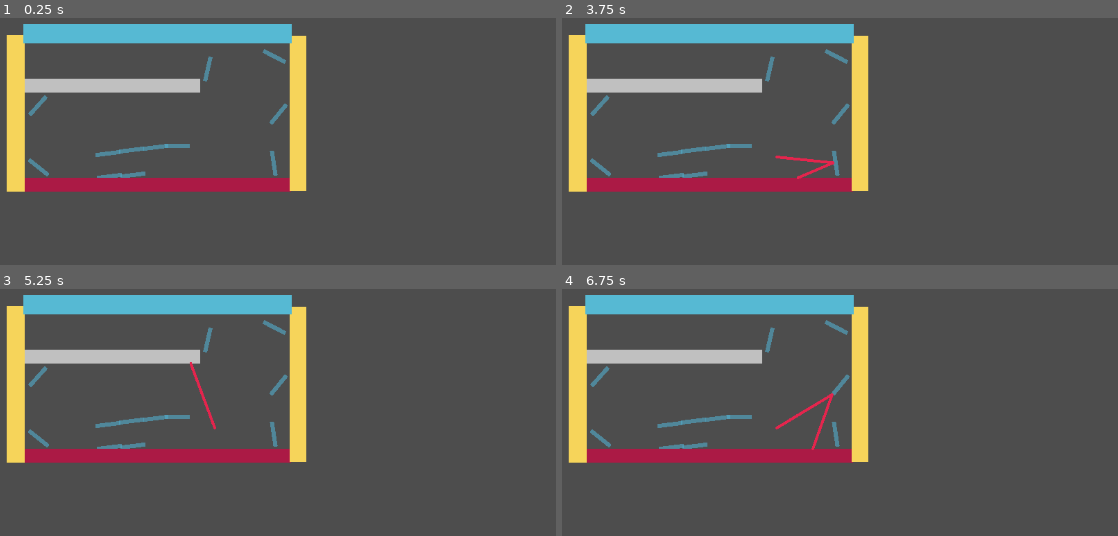
Above: before the commit, frames 1-4 (two rows, left to right).
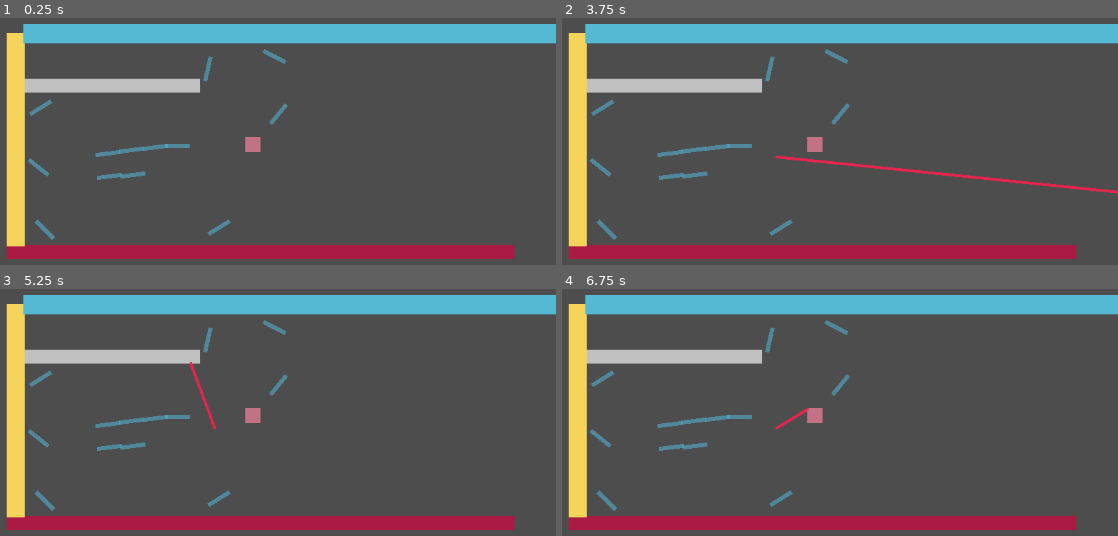
Above: after the commit, the same moments.

Repository: MarinaFlynne/UVGD-Spring24-Jam
Game: Godot game, scene res://Levels/laser_test.tscn
Same seed, same stepped clock (60 frames per second), same inputs: the game is played once before the commit and once after it. The project has no main scene, so this scene is started directly.
Inputs (mouse positions are in pixels of both pictures, inside the frame that each line leads up to):
- Up to frame 1 (0.25 s): no input
- Up to frame 2 (3.75 s): tap Enter at 0.5, 2, 3.5 s; move the mouse to (895, 87) at 0.52 s; press the mouse at (895, 87) at 0.53 s; tap Space at 1.25, 2.75 s; move the mouse to (outside the picture) at 1.27 s; release the mouse at (outside the picture) at 1.28 s; click (outside the picture) at 1.35 s; move the mouse to (outside the picture) at 2.02 s; press the mouse at (outside the picture) at 2.03 s; move the mouse to (678, 198) at 2.77 s; release the mouse at (678, 198) at 2.78 s; click (678, 198) at 2.85 s; move the mouse to (956, 176) at 3.52 s; press the mouse at (956, 176) at 3.53 s
- Up to frame 3 (5.25 s): tap Space at 4.25 s; move the mouse to (outside the picture) at 4.27 s; release the mouse at (outside the picture) at 4.28 s; click (outside the picture) at 4.35 s; move the mouse to (194, 380) at 5.02 s; press the mouse at (194, 380) at 5.03 s
- Up to frame 4 (6.75 s): move the mouse to (outside the picture) at 5.77 s; release the mouse at (outside the picture) at 5.78 s; click (outside the picture) at 5.85 s; move the mouse to (895, 358) at 6.52 s; press the mouse at (895, 358) at 6.53 s

The runs differ from the first frame. In frame 1, 15% of the frame differs, in the area x 1-100%, y 2-98%; in frame 2, 16%; in frame 3, 15%; in frame 4, 15%.

Commit message:
refactored laser code a bit

Diff:
--- a/Game-Objects/laser.gd
+++ b/Game-Objects/laser.gd
@@ -3,6 +3,8 @@
 @export var ray: RayCast2D
 @export var line: Line2D
 @export var max_bounces: int = 100
+
+var laser_rays: Array
 
 const MAX_RAY_DIST: int = 1000
 
@@ -10,14 +12,37 @@
 func _ready():
 	pass # Replace with function body.
 
+func process_mirror_collision(prev, coll, pt) -> bool:
+	#process_mirror_collision(ray,prev,coll,pt)
+	var normal = ray.get_collision_normal()
 
-# Called every frame. 'delta' is the elapsed time since the previous frame.
-func _process(delta):
-	# make sure line is clear at the start of each frame
-	line.clear_points()
+	# If the normal is ever zero, break. This can happen if we start out inside a mirror hitbox
+	if normal == Vector2.ZERO:
+		return false
 
-	if Input.is_mouse_button_pressed(MOUSE_BUTTON_LEFT):
-		#first line point is at 0,0
+	if prev != null:
+		prev.set_collision_layer_value(1, true)
+		prev.set_collision_layer_value(2, true)
+		prev.set_collision_mask_value(1, true)
+		prev.set_collision_mask_value(2, true)
+
+	coll.set_collision_layer_value(1, false)
+	coll.set_collision_layer_value(2, false)
+	coll.set_collision_mask_value(1, false)
+	coll.set_collision_mask_value(2, false)
+
+	# new raycast
+	ray.global_position = pt
+	ray.target_position = ray.target_position.bounce(normal)
+	ray.force_raycast_update()
+
+	return true
+
+func process_splitter_collision(prev, coll, pt):
+	pass
+
+func process_laser():
+	#first line point is at 0,0
 		line.add_point(Vector2.ZERO)
 
 		# initialize ray
@@ -26,6 +51,7 @@
 		ray.target_position = (get_global_mouse_position() - line.global_position).normalized() * MAX_RAY_DIST
 		ray.force_raycast_update()
 
+		# to keep track of the previous collider collided with
 		var prev = null
 		#count the number of times the laser has bounced
 		var bounces: int = 0;
@@ -33,49 +59,32 @@
 		while true:
 			# check if we are not colliding with anything
 			if not ray.is_colliding():
-				var pt = ray.global_position + ray.cast_to
+				var pt = ray.global_position + ray.target_position
 				line.add_point(line.to_local(pt))
 				break
 
-			# get the collision point
+			# get the collider that was collided with and collision point
 			var coll := ray.get_collider()
 			var pt: Vector2 = ray.get_collision_point()
 
 			line.add_point(line.to_local(pt))
 
-			# check if we did not collide with a mirror
-			if not coll.is_in_group("Mirrors"):
-				break
-
 			# check if we have reached the max number of bounces
 			if bounces >= max_bounces:
 				break
 
-			# we collided with a mirror. Cast another ray
-			bounces += 1
-			var normal = ray.get_collision_normal()
-
-			# If the normal is ever zero, break. This can happen if we start out inside a mirror hitbox
-			if normal == Vector2.ZERO:
+			# Check what we collided with and handle the collision
+			if coll.is_in_group("Mirrors"):
+				var success = process_mirror_collision(prev, coll, pt)
+				prev = coll
+				bounces += 1
+				if success == false:
+					break
+			elif coll.is_in_group("Splitters"):
+				#process_splitter_collision(prev, coll, pt)
 				break
-
-			# update collisions
-			if prev != null:
-				prev.set_collision_layer_value(1, true)
-				prev.set_collision_layer_value(2, true)
-				prev.set_collision_mask_value(1, true)
-				prev.set_collision_mask_value(2, true)
-
-			prev = coll
-			prev.set_collision_layer_value(1, false)
-			prev.set_collision_layer_value(2, false)
-			prev.set_collision_mask_value(1, false)
-			prev.set_collision_mask_value(2, false)
-
-			# new raycast
-			ray.global_position = pt
-			ray.target_position = ray.target_position.bounce(normal)
-			ray.force_raycast_update()
+			else:
+				break
 
 		# out of the loop now. update collisions again
 		if prev != null:
@@ -83,3 +92,11 @@
 			prev.set_collision_layer_value(2, true)
 			prev.set_collision_mask_value(1, true)
 			prev.set_collision_mask_value(2, true)
+
+# Called every frame. 'delta' is the elapsed time since the previous frame.
+func _process(delta):
+	# make sure line is clear at the start of each frame
+	line.clear_points()
+
+	if Input.is_action_pressed("shoot_laser"):
+		process_laser()
--- /dev/null
+++ b/Game-Objects/laser_ray.tscn
@@ -0,0 +1,7 @@
+[gd_scene format=3 uid="uid://c2624ba22axr5"]
+
+[node name="LaserRay" type="Node2D"]
+
+[node name="Line2D" type="Line2D" parent="."]
+
+[node name="RayCast2D" type="RayCast2D" parent="."]
--- a/Game-Objects/mirror.tscn
+++ b/Game-Objects/mirror.tscn
@@ -4,8 +4,6 @@
 size = Vector2(37, 7)
 
 [node name="Mirror" type="StaticBody2D" groups=["Mirrors"]]
-position = Vector2(45, 41)
-rotation = 2.30003
 collision_layer = 3
 collision_mask = 3
 
--- /dev/null
+++ b/Game-Objects/splitter.gd
@@ -0,0 +1,13 @@
+extends StaticBody2D
+
+@export var new_beam_marker: Node2D
+@export var beam_cont_marker: Node2D
+
+# Called when the node enters the scene tree for the first time.
+func _ready():
+	pass # Replace with function body.
+
+
+# Called every frame. 'delta' is the elapsed time since the previous frame.
+func _process(delta):
+	pass
--- /dev/null
+++ b/Game-Objects/splitter.tscn
@@ -0,0 +1,27 @@
+[gd_scene load_steps=3 format=3 uid="uid://dvxt5sgpp67cb"]
+
+[ext_resource type="Script" path="res://Game-Objects/splitter.gd" id="1_o8pgx"]
+
+[sub_resource type="RectangleShape2D" id="RectangleShape2D_mtpse"]
+size = Vector2(21, 21)
+
+[node name="Splitter" type="StaticBody2D" node_paths=PackedStringArray("new_beam_marker", "beam_cont_marker") groups=["Splitters"]]
+script = ExtResource("1_o8pgx")
+new_beam_marker = NodePath("NewBeamPoint")
+beam_cont_marker = NodePath("BeamContinueMarker")
+
+[node name="CollisionShape2D" type="CollisionShape2D" parent="."]
+shape = SubResource("RectangleShape2D_mtpse")
+
+[node name="ColorRect" type="ColorRect" parent="."]
+offset_left = -11.0
+offset_top = -11.0
+offset_right = 11.0
+offset_bottom = 11.0
+color = Color(0.933333, 0.498039, 0.615686, 0.729412)
+
+[node name="NewBeamPoint" type="Marker2D" parent="."]
+position = Vector2(0, 11)
+
+[node name="BeamContinueMarker" type="Marker2D" parent="."]
+position = Vector2(11, 0)
--- a/Levels/laser_test.tscn
+++ b/Levels/laser_test.tscn
@@ -1,28 +1,39 @@
 [gd_scene load_steps=8 format=3 uid="uid://bg1g5ckvnutqr"]
 
+[ext_resource type="PackedScene" uid="uid://dvxt5sgpp67cb" path="res://Game-Objects/splitter.tscn" id="1_jj2y0"]
 [ext_resource type="PackedScene" uid="uid://bymevrsijckhw" path="res://Game-Objects/mirror.tscn" id="1_r06fd"]
 [ext_resource type="PackedScene" uid="uid://bmrt2qg0e13nm" path="res://Game-Objects/laser.tscn" id="2_vurmu"]
 
 [sub_resource type="RectangleShape2D" id="RectangleShape2D_0dyeo"]
-size = Vector2(410, 20)
+size = Vector2(728, 20)
 
 [sub_resource type="RectangleShape2D" id="RectangleShape2D_avljj"]
 size = Vector2(278, 20)
 
-[sub_resource type="RectangleShape2D" id="RectangleShape2D_74sxx"]
-size = Vector2(26, 225)
-
 [sub_resource type="RectangleShape2D" id="RectangleShape2D_xv0rf"]
-size = Vector2(26, 225)
+size = Vector2(26, 302.5)
 
 [sub_resource type="RectangleShape2D" id="RectangleShape2D_nqc5h"]
-size = Vector2(387, 28)
+size = Vector2(1147, 28)
 
 [node name="LaserTest" type="Node2D"]
+
+[node name="Splitter" parent="." instance=ExtResource("1_jj2y0")]
+position = Vector2(355, 97)
 
 [node name="Mirrors" type="Node2D" parent="."]
 
 [node name="Mirror" parent="Mirrors" instance=ExtResource("1_r06fd")]
+position = Vector2(49, 44)
+rotation = -0.559465
+
+[node name="Mirror6" parent="Mirrors" instance=ExtResource("1_r06fd")]
+position = Vector2(306, 217)
+rotation = -0.559465
+
+[node name="Mirror8" parent="Mirrors" instance=ExtResource("1_r06fd")]
+position = Vector2(55, 220)
+rotation = 0.785888
 
 [node name="Mirror2" parent="Mirrors" instance=ExtResource("1_r06fd")]
 position = Vector2(46, 130)
@@ -39,10 +50,6 @@
 [node name="Mirror5" parent="Mirrors" instance=ExtResource("1_r06fd")]
 position = Vector2(290, -12)
 rotation = 1.79194
-
-[node name="Mirror6" parent="Mirrors" instance=ExtResource("1_r06fd")]
-position = Vector2(385, 124)
-rotation = 1.42055
 
 [node name="Mirror7" parent="Mirrors" instance=ExtResource("1_r06fd")]
 position = Vector2(215, 101)
@@ -71,13 +78,13 @@
 [node name="Colliders" type="StaticBody2D" parent="."]
 
 [node name="CollisionShape2D" type="CollisionShape2D" parent="Colliders"]
-position = Vector2(205, 155)
+position = Vector2(364, 252)
 shape = SubResource("RectangleShape2D_0dyeo")
 
 [node name="ColorRect" type="ColorRect" parent="Colliders/CollisionShape2D"]
-offset_left = -205.0
+offset_left = -364.0
 offset_top = -10.0
-offset_right = 205.0
+offset_right = 368.0
 offset_bottom = 10.0
 color = Color(0.670588, 0.101961, 0.270588, 1)
 
@@ -92,36 +99,25 @@
 offset_bottom = 10.0
 color = Color(0.752941, 0.752941, 0.752941, 1)
 
-[node name="CollisionShape2D3" type="CollisionShape2D" parent="Colliders"]
-position = Vector2(420, 52.5)
-shape = SubResource("RectangleShape2D_74sxx")
-
-[node name="ColorRect" type="ColorRect" parent="Colliders/CollisionShape2D3"]
-offset_left = -12.0
-offset_top = -112.0
-offset_right = 12.0
-offset_bottom = 112.0
-color = Color(0.964706, 0.831373, 0.352941, 1)
-
 [node name="CollisionShape2D5" type="CollisionShape2D" parent="Colliders"]
-position = Vector2(13, 52)
+position = Vector2(13, 90.75)
 shape = SubResource("RectangleShape2D_xv0rf")
 
 [node name="ColorRect" type="ColorRect" parent="Colliders/CollisionShape2D5"]
 offset_left = -13.0
-offset_top = -113.0
+offset_top = -155.0
 offset_right = 13.0
-offset_bottom = 113.0
+offset_bottom = 153.0
 color = Color(0.964706, 0.831373, 0.352941, 1)
 
 [node name="CollisionShape2D6" type="CollisionShape2D" parent="Colliders"]
-position = Vector2(217.5, -63)
+position = Vector2(597.5, -63)
 shape = SubResource("RectangleShape2D_nqc5h")
 
 [node name="ColorRect" type="ColorRect" parent="Colliders/CollisionShape2D6"]
-offset_left = -193.0
+offset_left = -573.0
 offset_top = -14.0
-offset_right = 194.0
+offset_right = 573.0
 offset_bottom = 14.0
 color = Color(0.337255, 0.72549, 0.827451, 1)
 
--- a/project.godot
+++ b/project.godot
@@ -30,6 +30,14 @@
 "res://Sprites/": "blue"
 }
 
+[input]
+
+shoot_laser={
+"deadzone": 0.5,
+"events": [Object(InputEventMouseButton,"resource_local_to_scene":false,"resource_name":"","device":-1,"window_id":0,"alt_pressed":false,"shift_pressed":false,"ctrl_pressed":false,"meta_pressed":false,"button_mask":1,"position":Vector2(415, 19),"global_position":Vector2(419, 60),"factor":1.0,"button_index":1,"canceled":false,"pressed":true,"double_click":false,"script":null)
+]
+}
+
 [layer_names]
 
 2d_physics/layer_1="Wall"
